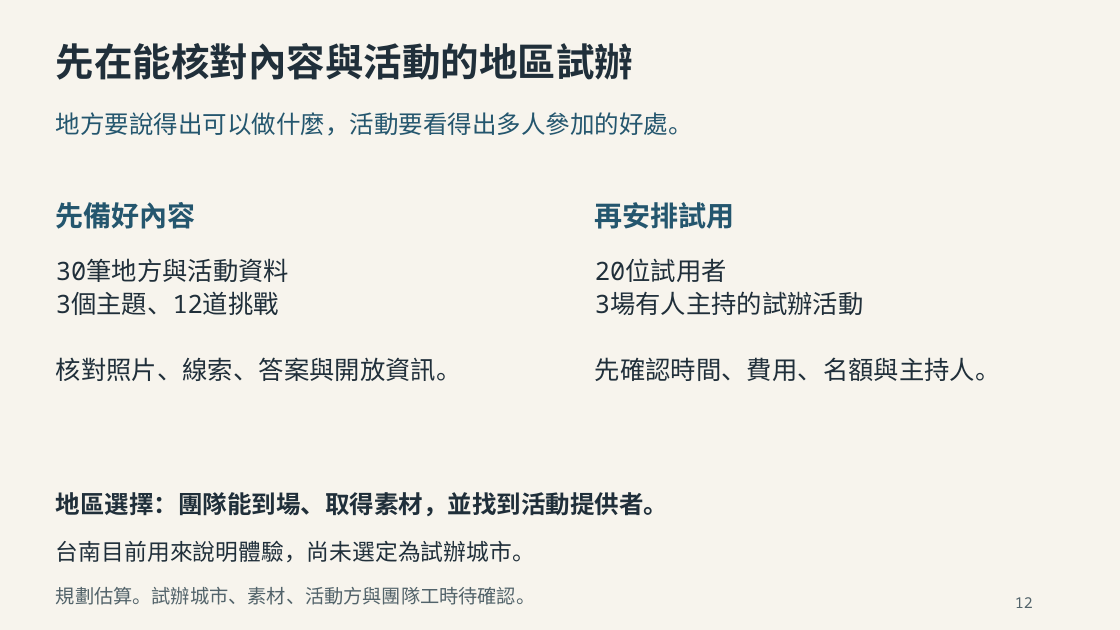
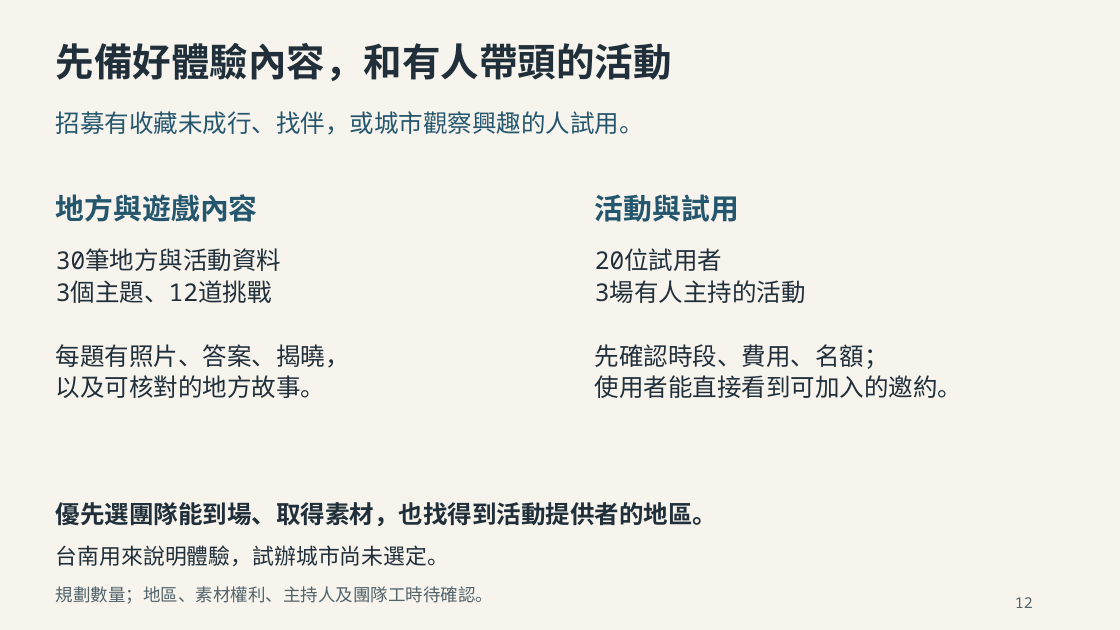
Before and after one commit to e40125/yoxi-meeting-review, a slide deck: slide 13 of downloads/proposal/yoxi-proposal.pptx. Drawn at 1120x630 pixels with LibreOffice and Linux fonts; fonts in the diff are those of the drawing. Boxes give left, top, right and bottom in pixels: in the first picture for what was removed or moved away, otherwise in the second. Text is boxed around its words. In the diff, an @@ line names an element or a change of style, - is before the commit and + after.

```diff
--- a/downloads/proposal/yoxi-proposal.pptx
+++ b/downloads/proposal/yoxi-proposal.pptx
@@ text at (56, 43, 672, 81): text changed @@
-先在能核對內容與活動的地區試辦
+先備好體驗內容，和有人帶頭的活動
@@ text at (56, 111, 644, 135): text changed @@
-地方要說得出可以做什麼，活動要看得出多人參加的好處。
+招募有收藏未成行、找伴，或城市觀察興趣的人試用。
@@ text at (56, 194, 258, 222): text changed; size 24 to 24.8 pt @@
-先備好內容
+地方與遊戲內容
@@ text at (595, 194, 739, 222): text changed; size 24 to 24.8 pt @@
-再安排試用
+活動與試用
@@ 3 texts: place and size @@
-3 texts at (56, 258, 727, 315)
+3 texts at (56, 248, 722, 303)
@@ size 21.8 to 21 pt in 3 elements at (56, 248, 281, 271), (56, 280, 272, 303), (595, 248, 722, 271) @@
@@ text removed at (595, 291, 864, 315) @@
-3場有人主持的試辦活動
@@ text added at (595, 280, 806, 303), 21 pt, text #202F3A @@
+3場有人主持的活動
@@ text at (56, 344, 350, 368): text changed; size 21.8 to 21 pt @@
-核對照片、線索、答案與開放資訊。
+每題有照片、答案、揭曉，
@@ text at (595, 344, 889, 369): text changed; size 21.8 to 21 pt @@
-先確認時間、費用、名額與主持人。
+先確認時段、費用、名額；
@@ text added at (56, 375, 326, 398), 21 pt, text #202F3A @@
+以及可核對的地方故事。
@@ text added at (595, 375, 962, 398), 21 pt, text #202F3A @@
+使用者能直接看到可加入的邀約。
@@ text at (56, 502, 717, 526): text changed @@
-地區選擇：團隊能到場、取得素材，並找到活動提供者。
+優先選團隊能到場、取得素材，也找得到活動提供者的地區。
@@ text at (56, 545, 449, 566): text changed; size 19.5 to 18.8 pt @@
-台南目前用來說明體驗，尚未選定為試辦城市。
+台南用來說明體驗，試辦城市尚未選定。
@@ text at (56, 586, 493, 604): text changed; size 16.5 to 15 pt @@
-規劃估算。試辦城市、素材、活動方與團隊工時待確認。
+規劃數量；地區、素材權利、主持人及團隊工時待確認。
```
Also in this commit, not shown: 21 other slides changed, 5 slides added, 5 slides removed, 47 other files.
